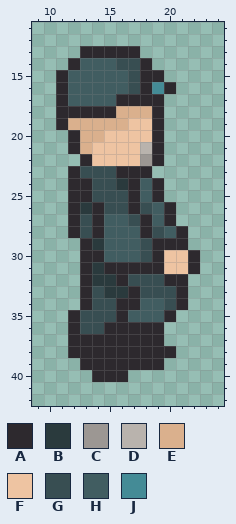
Two versions of one pixel-art sprite, trunk/images/supervisor/ne3.png. The picture above was drawn from the file before the commit.
The file is 32x49 pixels. Shown: x 9..24, y 11..42.
Palette (. is transparent): A #2d292e  B #2a3a3d  C #9c9793  D #b9b3ad  E #dab08d  F #eec4a2  G #384e52  H #415d61  J #448b96
Pixels before, first column x 11:
13 ..AAAAA.....
14 .AHHHGGA....
15 AHHHHHGAA...
16 AHHHHHGAJA..
17 AHHHHAAAA...
18 AAAAAEEEA...
19 AEEEEEFFA...
20 .AEEFFFFA...
21 .AEFFFFDA...
22 ..AFFFFCA...
23 .AGGGAAA....
24 .AAGGBAHA...
25 .AAGGGAHA...
26 .ABAGGAGHA..
27 .AGAHHGAHA..
28 .AGAHHHAGHA.
29 ..ABHHHGAAA.
30 ..AAHHHGAFFA
31 ..ABAAAAAFFA
32 ..ABBAGGGAA.
33 ..AGBBAGGGA.
34 ..AGGAAHHGA.
35 .AGGGAHHHA..
36 .AGGAAAAA...
37 .AAAAAAAA...
38 .AAAAAAAAA..
39 ..AAAAAAA...
40 ...AAA......
After:
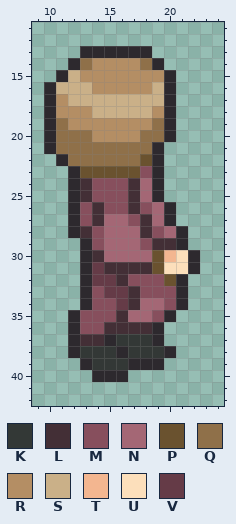
Colours new in this view: K #333836  L #432f36  M #874f5d  N #a46775  P #6a522f  Q #8f7049  R #b48e64  S #cab088  T #f3b690  U #fcdfbb  V #653b47
Changes in this commit:
Changed rows in their new state; - is an unchanged pixel.
first column x 10:
13 --------A---
14 ---QRRRRQA--
15 --SRRRRRRRA-
16 ASSSRRRRRS--
17 ARSSSSSSSSA-
18 ARRRSSSSSRA-
19 AQRRRRRRRQA-
20 AQQQRRRRQQA-
21 AQQQQQQQQ---
22 -AQQQQQQP---
23 ---PPPPPMA--
24 ---LMMMLN---
25 ---LMMMLN---
26 ---MLMMLMN--
27 ---MLNNMLN--
28 ---LMNNNLMN-
29 ----MNNNMLL-
30 ----LNNNNPTU
31 ----VLLLLPUU
32 ----VVLMMMP-
33 ----MVVLMMM-
34 ----MMVLNNM-
35 ---MMMLNNM--
36 ---MMLLLL---
37 ---LL-KKK---
38 ---KKK-KKK--
39 ----KKK-----
